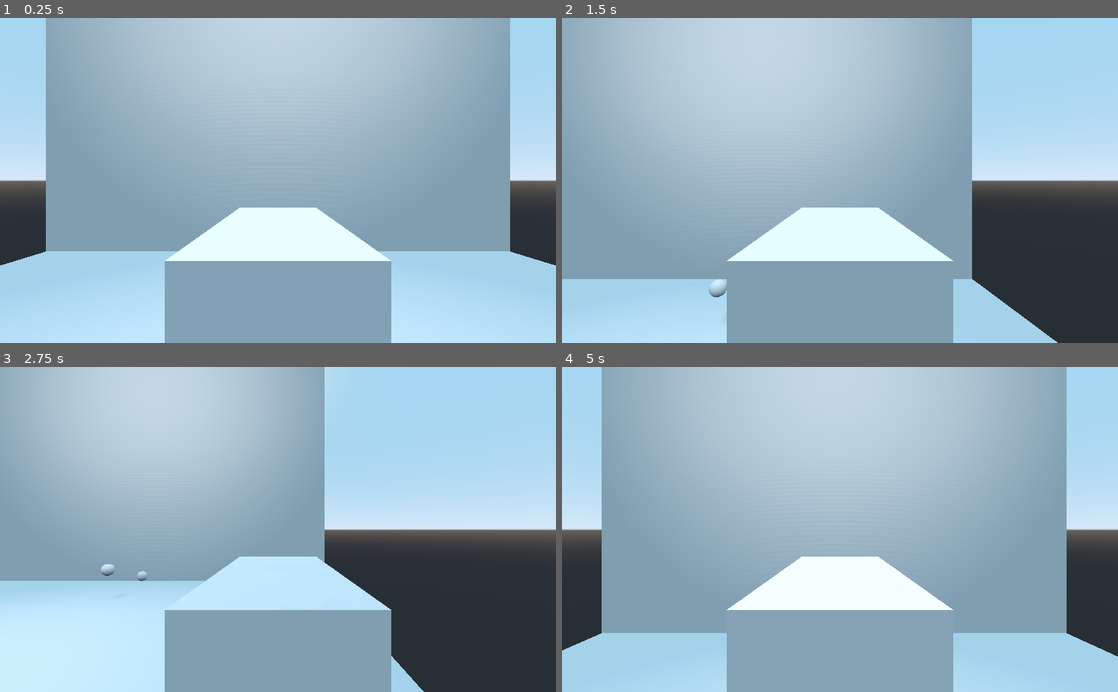
Above: before the commit, frames 1-4 (two rows, left to right).
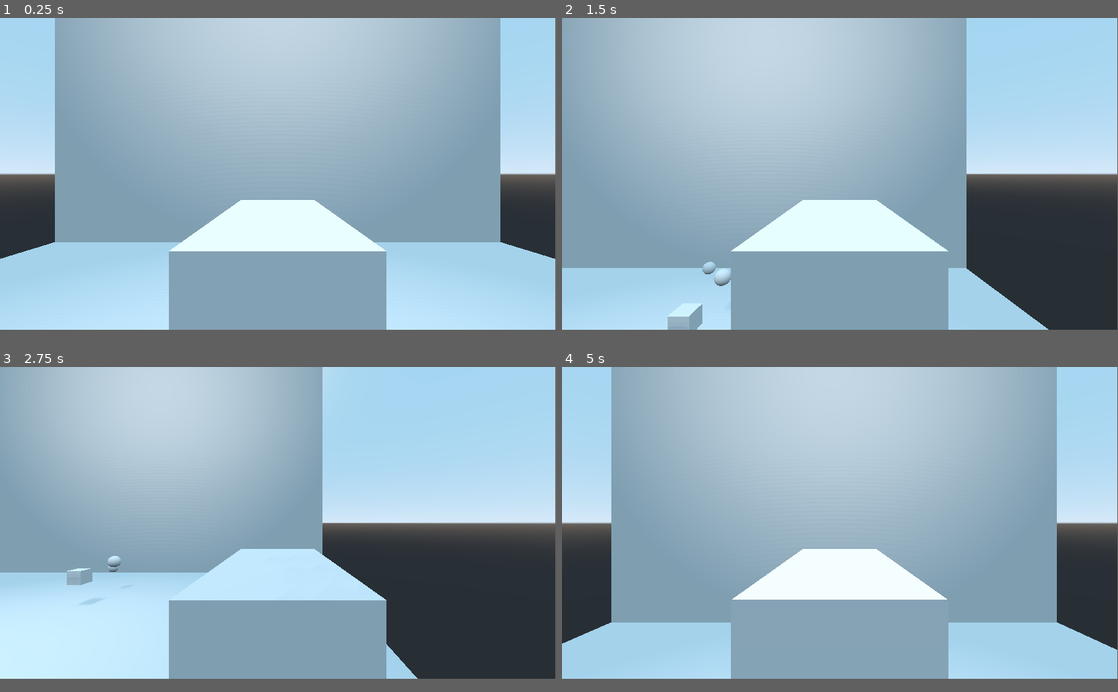
Above: after the commit, the same moments.

Repository: josharo/EscapeAro
Game: Godot game, scene res://TestingArea.tscn
The game is run twice, just before and just after one commit, with the same random seed, the same clock (stepped at 60 frames per second) and the same inputs.
Inputs (mouse positions are in pixels of both pictures, inside the frame that each line leads up to):
- Up to frame 1 (0.25 s): no input
- Up to frame 2 (1.5 s): tap Enter at 0.5 s; move the mouse to (962, 164) at 0.52 s; hold D (movement_right) 0.53-1.28 s; click (962, 164) at 0.67 s; tap Space (movement_jump) at 0.77 s; move the mouse to (728, 196) at 1.27 s; hold S (movement_backward) from 1.28 s (still down); click (728, 196) at 1.42 s
- Up to frame 3 (2.75 s): tap Space (movement_jump) at 1.52 s; move the mouse to (333, 458) at 2.02 s; release S (movement_backward) at 2.03 s; hold D (movement_right) from 2.03 s (still down); click (333, 458) at 2.17 s
- Up to frame 4 (5 s): move the mouse to (812, 594) at 2.77 s; release D (movement_right) at 2.78 s; hold W (movement_forward) 2.78-3.53 s; click (812, 594) at 2.92 s; tap Space (movement_jump) at 3.02, 3.77, 4.52 s; move the mouse to (1006, 578) at 3.52 s; hold A (movement_left) from 3.53 s (still down); click (1006, 578) at 3.67 s; move the mouse to (673, 480) at 4.27 s; click (673, 480) at 4.42 s
In our replay, the window is 800x468 before the commit and 799x449 after it. These sizes can differ from the game's own. Grey fills any space a smaller window leaves; there, only what the larger window draws over its background counts as a difference.

The runs differ from the first frame. In frame 1, 9.2% of the frame differs, in the area x 0-100%, y 0-100%; in frame 2, 8.2%; in frame 3, 7.2%; in frame 4, 9.7%.

Commit message:
CollisionObject interaction removed.  InteractiveItem Detected Area added.

Diff:
--- /dev/null
+++ b/Items/AreaObject.tscn
@@ -0,0 +1,14 @@
+[gd_scene load_steps=3 format=2]
+
+[sub_resource type="CubeMesh" id=1]
+
+[sub_resource type="BoxShape" id=2]
+
+[node name="AreaObject" type="Area"]
+
+[node name="MeshInstance" type="MeshInstance" parent="."]
+mesh = SubResource( 1 )
+material/0 = null
+
+[node name="CollisionShape" type="CollisionShape" parent="."]
+shape = SubResource( 2 )
--- a/Items/InteractiveItem.gd
+++ b/Items/InteractiveItem.gd
@@ -1,9 +1,15 @@
-extends Area
+extends StaticBody
 
-func _input_event(camera, event, position, normal, shape_idx):
-	if event is InputEventMouseButton:
-#		if event.is_action_pressed()
-		print(self.name, event.button_index)
+var is_detected: bool = false
+# --------------------------
+# Touch/Click object picking with CollisionObject method
+# It picks everything visible on screen regardless the distance
+#func _input_event(camera, event, position, normal, shape_idx):
+#	if event is InputEventMouseButton and event.is_pressed() and event.button_index == 1:
+#		print(self.name, event.button_index)
+
+
+
 
 #var in_animation:bool = false
 #
@@ -24,3 +30,15 @@
 #
 #func play_animation():
 #	$AnimatedSprite.play("default") # default animation
+
+
+func _on_DetectedArea_body_entered(body):
+	if body.name == 'Player':
+		is_detected = true
+	print(body.name, " entered.", " : ", is_detected)
+
+
+func _on_DetectedArea_body_exited(body):
+	if body.name == 'Player':
+		is_detected = false
+	print(body.name, " exited.", " : ", is_detected)
--- a/Items/InteractiveItem.tscn
+++ b/Items/InteractiveItem.tscn
@@ -2,7 +2,7 @@
 
 [ext_resource path="res://Items/InteractiveItem.gd" type="Script" id=1]
 
-[node name="InteractiveItem" type="Area"]
+[node name="InteractiveItem" type="StaticBody"]
 script = ExtResource( 1 )
 
 [node name="MeshInstance" type="MeshInstance" parent="."]
@@ -10,3 +10,10 @@
 [node name="CollisionShape" type="CollisionShape" parent="."]
 
 [node name="AnimationPlayer" type="AnimationPlayer" parent="."]
+
+[node name="DetectedArea" type="Area" parent="."]
+
+[node name="CollisionShape" type="CollisionShape" parent="DetectedArea"]
+
+[connection signal="body_entered" from="DetectedArea" to="." method="_on_DetectedArea_body_entered"]
+[connection signal="body_exited" from="DetectedArea" to="." method="_on_DetectedArea_body_exited"]
--- /dev/null
+++ b/Items/StaticBodyObject.tscn
@@ -0,0 +1,14 @@
+[gd_scene load_steps=3 format=2]
+
+[sub_resource type="CubeMesh" id=1]
+
+[sub_resource type="BoxShape" id=2]
+
+[node name="StaticBodyObject" type="StaticBody"]
+
+[node name="MeshInstance" type="MeshInstance" parent="."]
+mesh = SubResource( 1 )
+material/0 = null
+
+[node name="CollisionShape" type="CollisionShape" parent="."]
+shape = SubResource( 2 )
--- a/Player.gd
+++ b/Player.gd
@@ -64,6 +64,8 @@
 	vel.z = dir.z * speed
 	vel = move_and_slide(vel, Vector3.UP, false, 4, MAX_SLOPE_ANGLE)
 
+const RAY_LENGTH: int = 100
+
 func _input(event):
 #	if event is InputEventMouseButton:
 #		print("_input")
@@ -76,6 +78,25 @@
 		camera_rot.x = clamp(camera_rot.x, -70, 70)
 		rotation_helper.rotation_degrees = camera_rot
 
-#func _input_event(camera, event, position, normal, shape_idx):
-#	if event is InputEventMouseButton:
-#		print("_input_event", camera)
+
+	# --------------------------------------------
+	# 3D ray casting from screen for object picking
+	if event is InputEventMouseButton and event.pressed and event.button_index == 1:
+		var from = camera.project_ray_origin(event.position)
+		var to = from + camera.project_ray_normal(event.position) * RAY_LENGTH
+
+		var space_state = get_world().get_direct_space_state()
+		var results =  space_state.intersect_ray(from, to)
+
+		if results.size() > 0:
+			for item in results:
+				print(item, " : ", results[item])
+			print("\n\n")
+#			print(results.size() , " : ", results["position"])
+#			print(results["collider"], " : ")
+#			for item in results:
+#				print(item)
+##			return results["position"]
+
+#		_object_picker_ray.transform.origin = from
+#		_object_picker_ray.cast_to = to
--- a/Player.tscn
+++ b/Player.tscn
@@ -11,6 +11,8 @@
 
 [sub_resource type="CubeMesh" id=3]
 size = Vector3( 1, 1, 2 )
+
+[sub_resource type="CylinderMesh" id=4]
 
 [node name="Player" type="KinematicBody"]
 script = ExtResource( 1 )
@@ -37,6 +39,12 @@
 transform = Transform( -1, 0, 0, 0, 1, 0, 0, 0, -1, 0, 6.4, 0 )
 current = true
 
+[node name="MeshInstance" type="MeshInstance" parent="RotationHelper/Camera"]
+transform = Transform( 0.1416, 0, 0, 0, -6.13262e-09, -0.140298, 0, 1, -4.37114e-08, 0, 0, -1.82037 )
+visible = false
+mesh = SubResource( 4 )
+material/0 = null
+
 [node name="FlashLight" type="SpotLight" parent="RotationHelper"]
 transform = Transform( -1, 0, -8.74228e-08, 0, 1, 0, 8.74228e-08, 0, -1, 0, 6.5, -0.05 )
 visible = false
@@ -44,8 +52,12 @@
 light_energy = 0.8
 
 [node name="HUD" type="Control" parent="."]
-margin_right = 40.0
-margin_bottom = 40.0
+anchor_right = 1.0
+anchor_bottom = 1.0
+margin_left = 2.0
+margin_top = 12.0
+margin_right = 2.0
+margin_bottom = 12.0
 __meta__ = {
 "_edit_use_anchors_": false
 }
--- a/TestingArea.tscn
+++ b/TestingArea.tscn
@@ -1,7 +1,8 @@
-[gd_scene load_steps=6 format=2]
+[gd_scene load_steps=7 format=2]
 
 [ext_resource path="res://Player.tscn" type="PackedScene" id=1]
 [ext_resource path="res://Items/PuzzleSample.tscn" type="PackedScene" id=2]
+[ext_resource path="res://Items/AreaObject.tscn" type="PackedScene" id=3]
 [ext_resource path="res://TestingArea.gd" type="Script" id=4]
 
 [sub_resource type="PlaneMesh" id=1]
@@ -15,58 +16,60 @@
 
 [node name="Room" type="Spatial" parent="."]
 
-[node name="FloorPlane" type="MeshInstance" parent="Room"]
+[node name="Floor" type="StaticBody" parent="Room"]
+
+[node name="MeshInstance" type="MeshInstance" parent="Room/Floor"]
 mesh = SubResource( 1 )
+skeleton = NodePath("../..")
 material/0 = null
 
-[node name="StaticBody" type="StaticBody" parent="Room/FloorPlane"]
-
-[node name="CollisionShape" type="CollisionShape" parent="Room/FloorPlane/StaticBody"]
+[node name="CollisionShape" type="CollisionShape" parent="Room/Floor"]
 shape = SubResource( 2 )
 
-[node name="CeilingPlane" type="MeshInstance" parent="Room"]
+[node name="Ceiling" type="StaticBody" parent="Room"]
 transform = Transform( 1, 0, 0, 0, -1, 8.74228e-08, 0, -8.74228e-08, -1, 0, 80, 0 )
+
+[node name="MeshInstance" type="MeshInstance" parent="Room/Ceiling"]
 mesh = SubResource( 1 )
+skeleton = NodePath("../..")
 material/0 = null
 
-[node name="StaticBody" type="StaticBody" parent="Room/CeilingPlane"]
-
-[node name="CollisionShape" type="CollisionShape" parent="Room/CeilingPlane/StaticBody"]
+[node name="CollisionShape" type="CollisionShape" parent="Room/Ceiling"]
 shape = SubResource( 2 )
 
-[node name="Wall1" type="MeshInstance" parent="Room"]
+[node name="Wall1" type="StaticBody" parent="Room"]
 transform = Transform( 1, 0, 0, 0, -4.37114e-08, -1, 0, 1, -4.37114e-08, 0, 40, -40 )
+
+[node name="MeshInstance" type="MeshInstance" parent="Room/Wall1"]
 mesh = SubResource( 1 )
-skeleton = NodePath("../FloorPlane")
+skeleton = NodePath("../../Floor/MeshInstance")
 material/0 = null
 
-[node name="StaticBody" type="StaticBody" parent="Room/Wall1"]
-
-[node name="CollisionShape" type="CollisionShape" parent="Room/Wall1/StaticBody"]
+[node name="CollisionShape" type="CollisionShape" parent="Room/Wall1"]
 shape = SubResource( 2 )
 
-[node name="Wall2" type="MeshInstance" parent="Room"]
+[node name="Wall2" type="StaticBody" parent="Room"]
 transform = Transform( -4.37114e-08, 1, -4.37114e-08, 0, -4.37114e-08, -1, -1, -4.37114e-08, 1.91069e-15, -40, 40, 0 )
+
+[node name="MeshInstance" type="MeshInstance" parent="Room/Wall2"]
+transform = Transform( 1, 0, 0, 0, 1, -8.35189e-23, 0, -8.35188e-23, 1, 0, 0, 0 )
 visible = false
 mesh = SubResource( 1 )
-skeleton = NodePath("../FloorPlane")
+skeleton = NodePath("../../Floor/MeshInstance")
 material/0 = null
 
-[node name="StaticBody" type="StaticBody" parent="Room/Wall2"]
-
-[node name="CollisionShape" type="CollisionShape" parent="Room/Wall2/StaticBody"]
+[node name="CollisionShape" type="CollisionShape" parent="Room/Wall2"]
 shape = SubResource( 2 )
 
-[node name="Wall3" type="MeshInstance" parent="Room"]
+[node name="Wall3" type="StaticBody" parent="Room"]
 transform = Transform( 1, 0, 0, 0, 1.31134e-07, 1, 0, -1, 1.31134e-07, 0, 40, 40 )
-visible = false
+
+[node name="MeshInstance" type="MeshInstance" parent="Room/Wall3"]
 mesh = SubResource( 1 )
-skeleton = NodePath("../FloorPlane")
+skeleton = NodePath("../../Floor/MeshInstance")
 material/0 = null
 
-[node name="StaticBody" type="StaticBody" parent="Room/Wall3"]
-
-[node name="CollisionShape" type="CollisionShape" parent="Room/Wall3/StaticBody"]
+[node name="CollisionShape" type="CollisionShape" parent="Room/Wall3"]
 shape = SubResource( 2 )
 
 [node name="OmniLight" type="OmniLight" parent="Room"]
@@ -76,10 +79,16 @@
 omni_range = 60.0
 
 [node name="Player" parent="Room" instance=ExtResource( 1 )]
-transform = Transform( -1, 0, -8.74228e-08, 0, 1, 0, 8.74228e-08, 0, -1, 2.02257e-13, 0.1015, 2.31354e-06 )
+transform = Transform( -1, 0, -8.74228e-08, 0, 1, 0, 8.74228e-08, 0, -1, 0, 0, 0 )
 
 [node name="PuzzleSample" parent="." instance=ExtResource( 2 )]
 transform = Transform( 1, 0, 0, 0, 1, 0, 0, 0, 1, 0, 5.374, -24.6015 )
 
 [node name="PuzzleSample2" parent="." instance=ExtResource( 2 )]
-transform = Transform( 1, 0, 0, 0, 1, 0, 0, 0, 1, 0, 2.32067, -34.6088 )
+transform = Transform( 1, 0, 0, 0, 1, 0, 0, 0, 1, -7.60777, 2.32067, -34.6088 )
+
+[node name="Camera" type="Camera" parent="."]
+transform = Transform( 1, 0, 0, 0, 0.999985, -0.0054454, 0, 0.0054454, 0.999985, -7.65471, 18.384, 7.37375 )
+
+[node name="AreaObject" parent="." instance=ExtResource( 3 )]
+transform = Transform( 1, 0, 0, 0, 1, 0, 0, 0, 1, 0, 4.40498, -17.6909 )
--- a/project.godot
+++ b/project.godot
@@ -13,6 +13,13 @@
 config/name="EscapeAro"
 run/main_scene="res://TestingArea.tscn"
 config/icon="res://icon.png"
+
+[display]
+
+window/size/width=1920
+window/size/height=1080
+window/size/test_width=960
+window/size/test_height=540
 
 [input]
 
Not shown: 1 places in Player.tscn that only renumber resources
